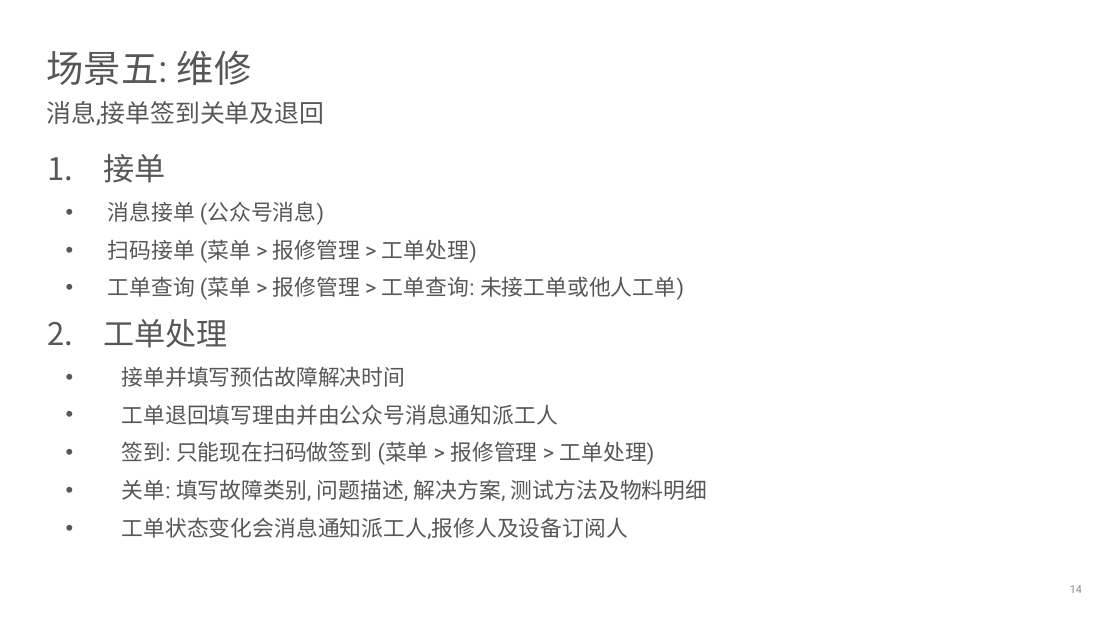
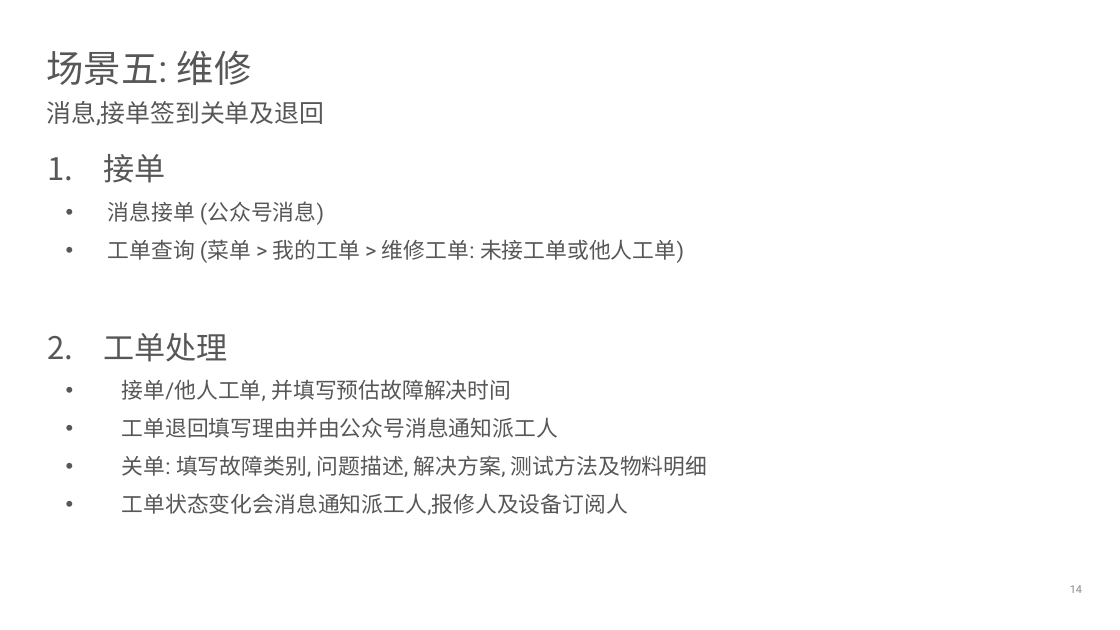
Before and after one commit to devhotmail/APMHome, a slide deck: slide 14 of Document/APM_userstories.pptx. Drawn at 1120x630 pixels with LibreOffice and Linux fonts; fonts in the diff are those of the drawing; background and template pictures are left out. Boxes give left, top, right and bottom in pixels: in the first picture for what was removed or moved away, otherwise in the second. Text is boxed around its words. In the diff, an @@ line names an element or a change of style, - is before the commit and + after.

```diff
--- a/Document/APM_userstories.pptx
+++ b/Document/APM_userstories.pptx
@@ text at (108, 239, 684, 263): text changed @@
-  • 扫码接单 (菜单 > 报修管理 > 工单处理)
-  • 工单查询 (菜单 > 报修管理 > 工单查询: 未接工单或他人工单)
+  • 工单查询 (菜单 > 我的工单 > 维修工单: 未接工单或他人工单)
@@ text at (122, 379, 511, 401): text changed @@
-  • 接单并填写预估故障解决时间
+  • 接单/他人工单, 并填写预估故障解决时间
@@ text at (122, 441, 655, 465): paragraph removed @@
-  • 签到: 只能现在扫码做签到 (菜单 > 报修管理 > 工单处理)
```
Also in this commit, not shown: 11 other slides changed.
